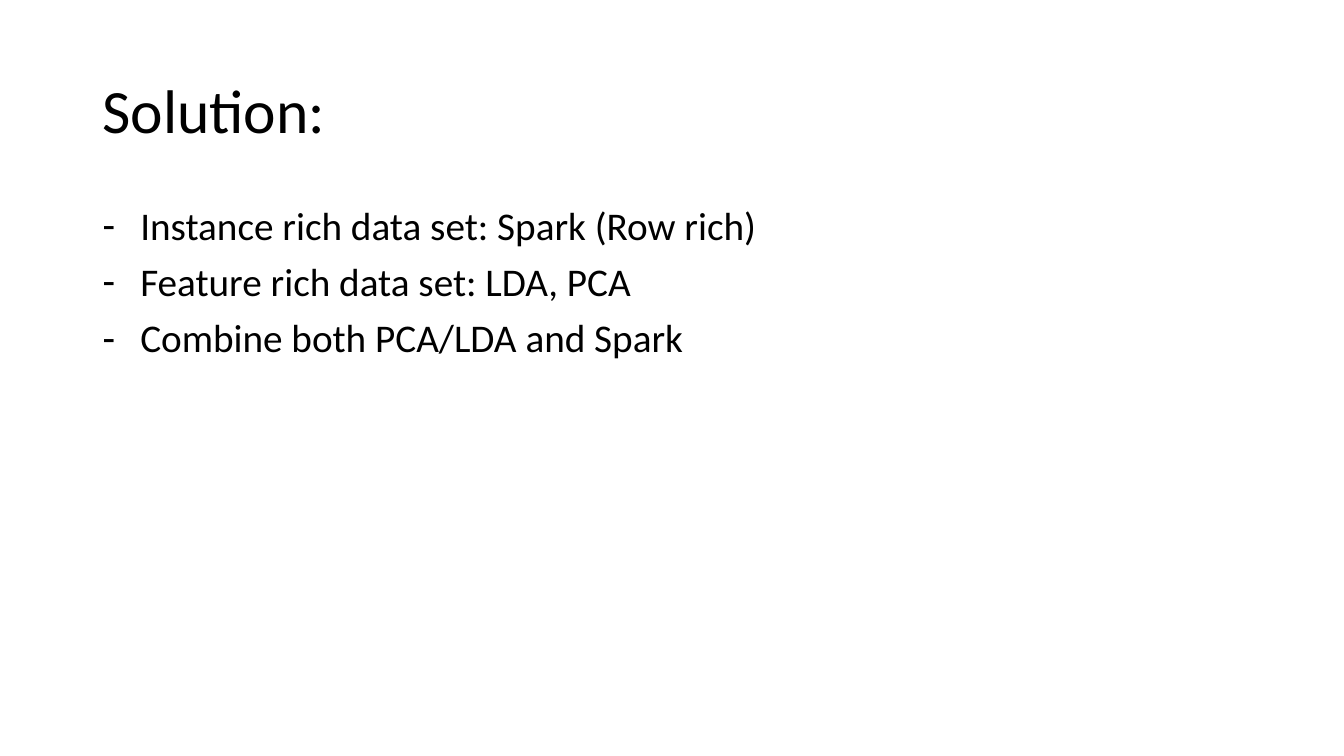
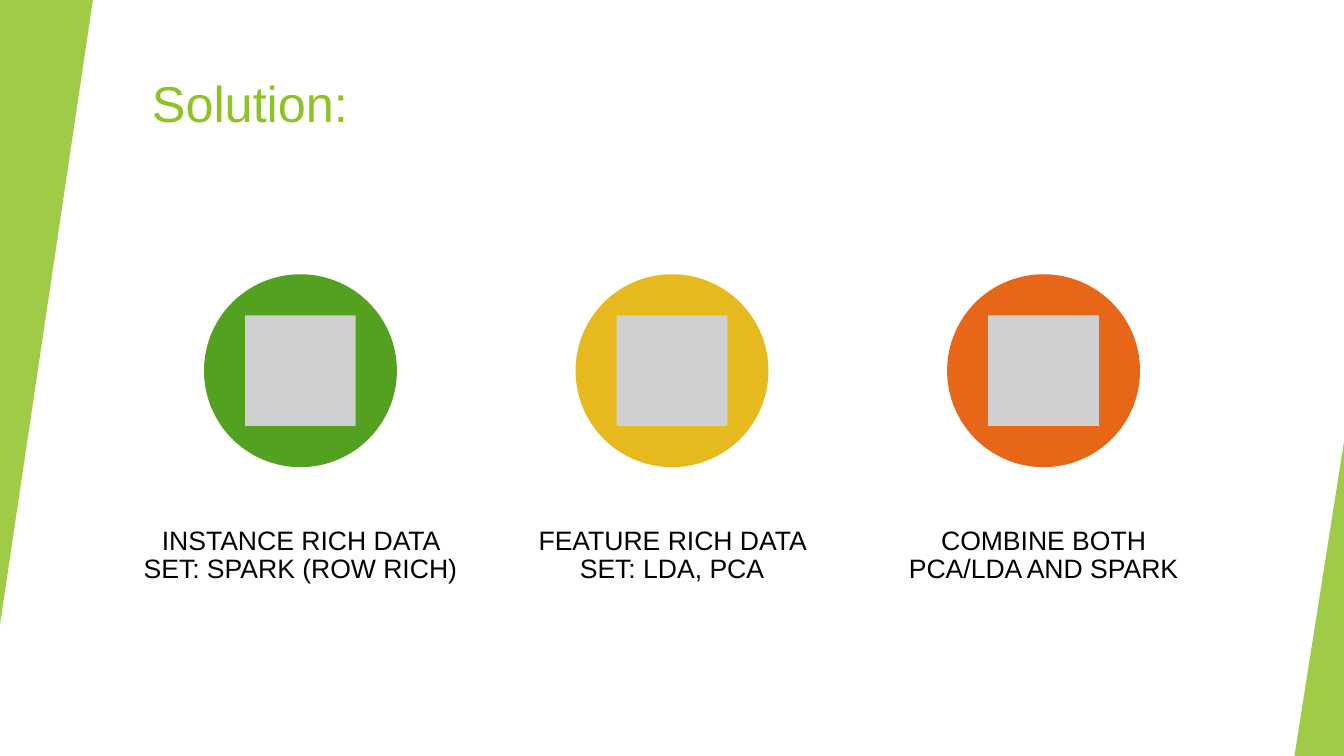
Before and after one commit to nhatthuan97/Qualifying_Final, a slide deck: slide 6 of Presentation.pptx. Drawn at 1344x756 pixels with LibreOffice and Linux fonts; fonts in the diff are those of the drawing; grey boxes stand for pictures. Boxes give left, top, right and bottom in pixels: in the first picture for what was removed or moved away, otherwise in the second. Text is boxed around its words. In the diff, an @@ line names an element or a change of style, - is before the commit and + after.

```diff
--- a/Presentation.pptx
+++ b/Presentation.pptx
@@ rectangle added at bbox=[0, 0, 1344, 756], fill #FFFFFF @@
@@ triangle added at bbox=[0, 0, 93, 625], fill #90C226 at 85% opacity @@
@@ title "Solution:": place and size @@
-title "Solution:" at bbox=[102, 90, 325, 134]
+title "Solution:" at bbox=[152, 85, 348, 123]
@@ title "Solution:" at bbox=[152, 85, 348, 123]: size 44 to 36 pt, font Calibri to Arial, text colour #000000 to #90C226; line spacing 0.9 to 1; vertical alignment middle to top @@
@@ text removed at bbox=[140, 211, 756, 359] @@
-– Instance rich data set: Spark (Row rich)
-– Feature rich data set: LDA, PCA
-– Combine both PCA/LDA and Spark
@@ group added at bbox=[0, 0, 1344, 756]: 5 freeform shapes, 3 triangles, 2 lines @@
@@ triangle added at bbox=[1295, 443, 1344, 756], fill #90C226 at 85% opacity @@
@@ group added at bbox=[144, 274, 1178, 584]: 3 ellipses, 3 pictures, 3 texts @@
+INSTANCE RICH DATA SET: SPARK (ROW RICH)
+FEATURE RICH DATA SET: LDA, PCA
+COMBINE BOTH PCA/LDA AND SPARK
```
Also in this commit, not shown: 42 other slides changed, 1 slide added.
